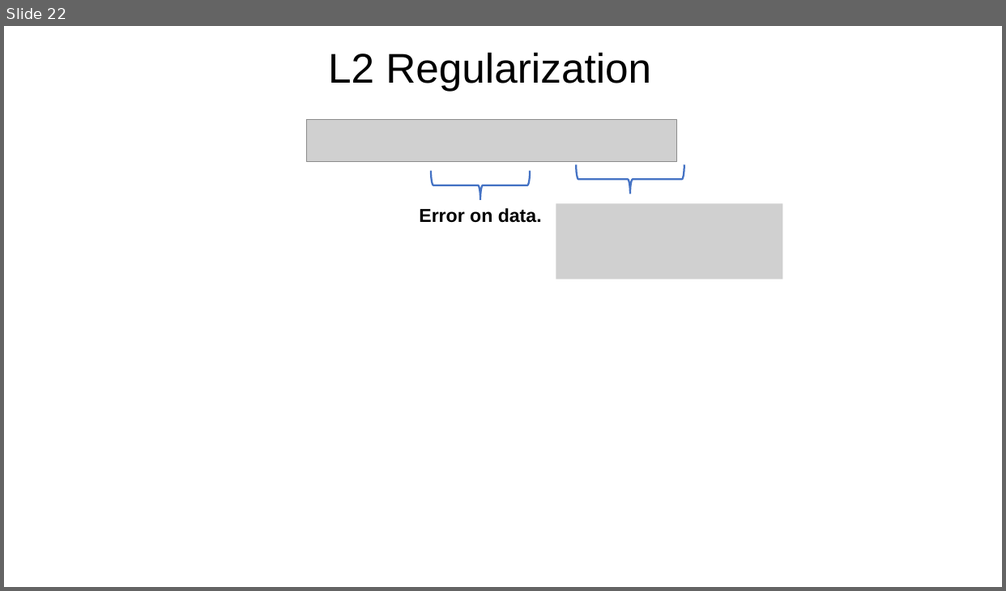
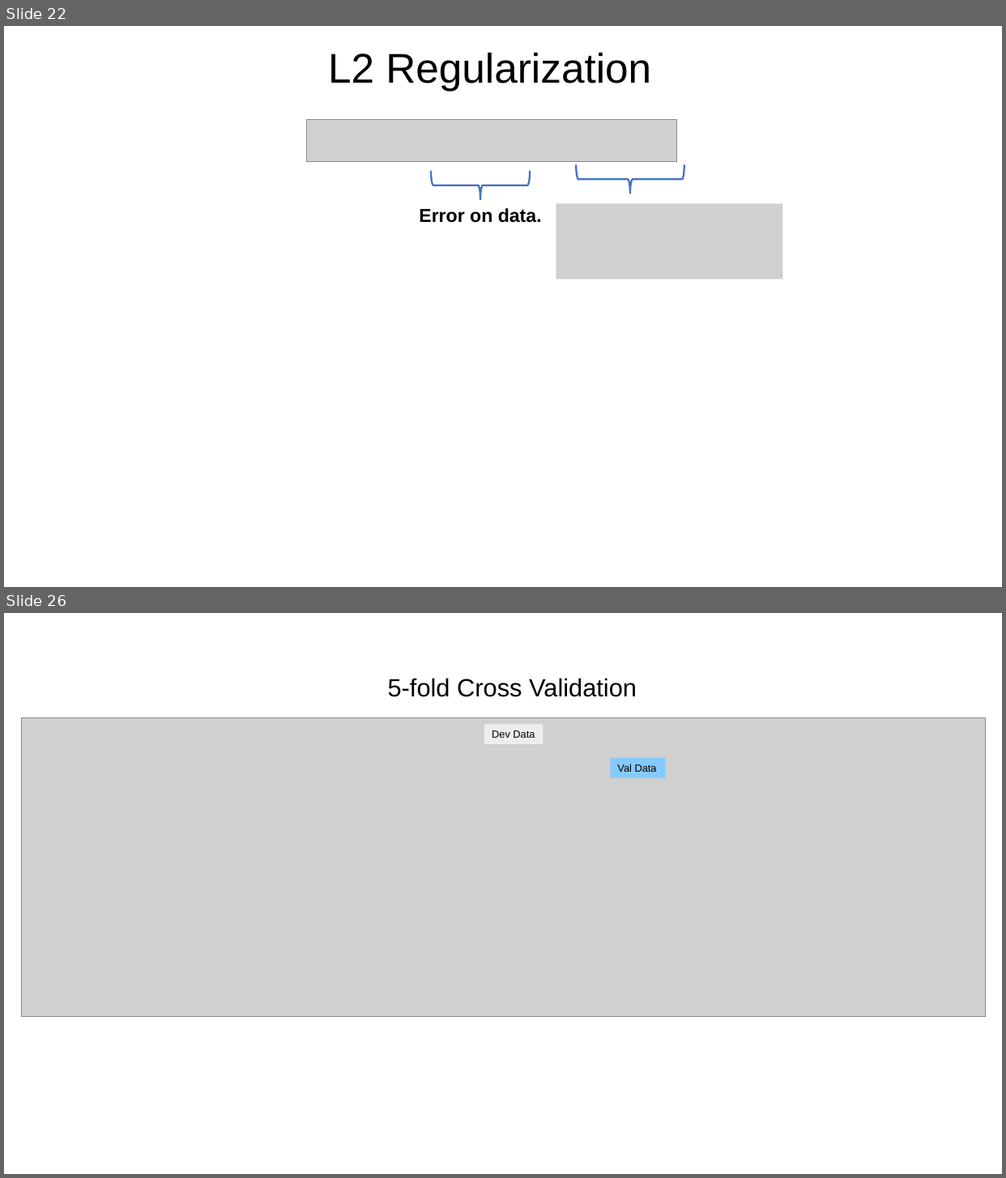
Before and after one commit to UWDIRECT/UWDIRECT.github.io, a slide deck: dsmcer_2023_update/Lecture_Notebooks/L4-6_visual_support.pptx. Shown one above the other, each under a label of ours: slide 22 before the commit, slides 22 and 26 after it; the slides between them are not shown. The pictures are 1006x591 and 1006x1178 pixels, drawn with LibreOffice and Linux fonts; fonts in the diff are those of the drawing; grey boxes stand for pictures. Boxes give left, top, right and bottom in pixels: in the first picture for what was removed or moved away, otherwise in the second. Text is boxed around its words. In the diff, an @@ line names an element or a change of style, - is before the commit and + after.

```diff
--- a/dsmcer_2023_update/Lecture_Notebooks/L4-6_visual_support.pptx
+++ b/dsmcer_2023_update/Lecture_Notebooks/L4-6_visual_support.pptx
@@ slide 26 added at [4, 613, 1002, 1174], background #FFFFFF @@
@@ text added at [388, 678, 637, 697], 24 pt, text #000000 @@
+5-fold Cross Validation
@@ picture added at [21, 718, 986, 1017] @@
@@ rectangle added at [484, 725, 543, 745], fill #EFEDEE, 10 pt, text #000000 @@
+Dev Data
@@ rectangle added at [611, 758, 666, 778], fill #85CAFF, 10 pt, text #000000 @@
+Val Data
```
Also in this commit, not shown: 4 other slides added, 2 other files.
